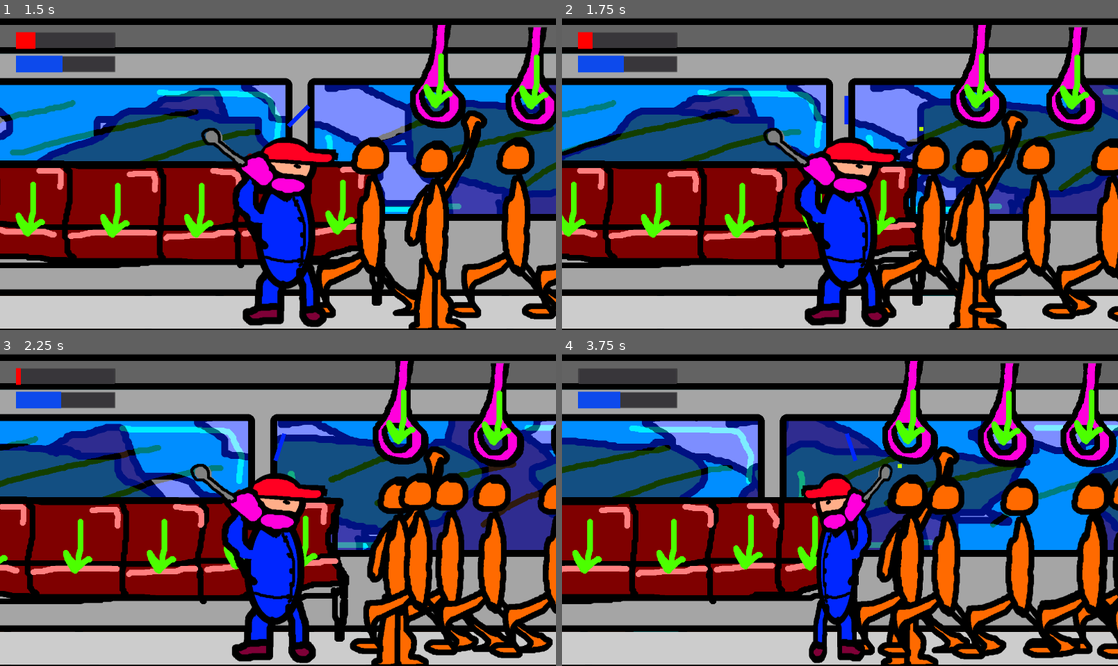
Above: before the commit, frames 1-4 (two rows, left to right).
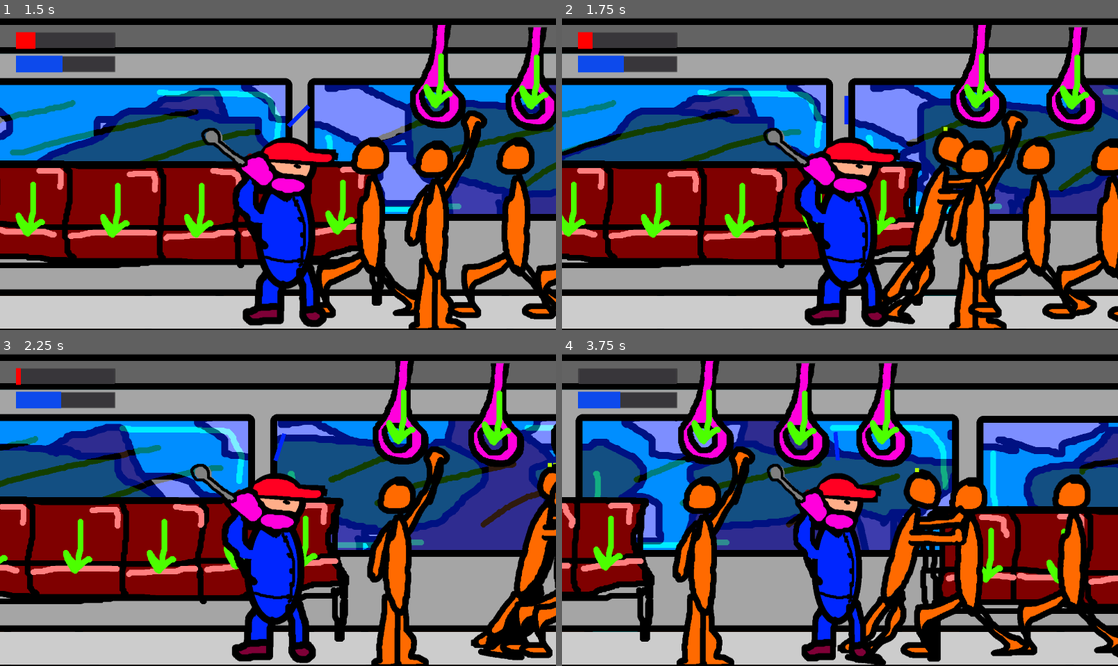
Above: after the commit, the same moments.

Repository: GoblinsGaming/lostrelicgame
Game: Godot game, scene res://Main.tscn
The game is run twice, just before and just after one commit, with the same random seed, the same clock (stepped at 60 frames per second) and the same inputs.
Inputs:
- Up to frame 1 (1.5 s): hold D (right) 0.53-1.28 s; tap Keypad 0 (drift_camera) at 0.6, 1.35 s; hold - (train_down) from 1.28 s (still down)
- Up to frame 2 (1.75 s): keep holding - (train_down)
- Up to frame 3 (2.25 s): release - (train_down) at 2.03 s; hold D (right) from 2.03 s (still down); tap Keypad 0 (drift_camera) at 2.1 s
- Up to frame 4 (3.75 s): release D (right) at 2.78 s; hold = (train_up) 2.78-3.53 s; tap Keypad 0 (drift_camera) at 2.85, 3.6 s; hold A (left) from 3.53 s (still down)

Frame 1 is identical in both runs. In frame 2, 3.1% of the frame differs, in the area x 56-78%, y 34-99%; in frame 3, 11%; in frame 4, 58%, in the area x 0-100%, y 2-100%.

Commit message:
Bump and slide against passengers.

Diff:
--- a/Passenger.gd
+++ b/Passenger.gd
@@ -34,7 +34,13 @@
 const INVINCIBILITY_TIME = 1
 var invincibility_timer = 0
 var is_invincible
+
+const MAX_VELOCITY = 1000
+const COMFORT_VELOCITY = 500
+
 var is_npc = true
+
+var is_bumped = true
 
 func _ready():
 	$AnimatedSprite.play("idle")
@@ -48,6 +54,20 @@
 	reset_wait()
 
 func _process(delta):
+	if passenger_state == PassengerState.SHOVE and abs(velocity) < COMFORT_VELOCITY:
+		passenger_state = PassengerState.WALK
+		$AnimatedSprite.play("walk")
+	elif passenger_state == PassengerState.WALK and abs(velocity) > COMFORT_VELOCITY:
+		passenger_state = PassengerState.SHOVE
+		$AnimatedSprite.play("shove")
+
+	if passenger_state == PassengerState.SHOVE:
+		if velocity > 0:
+			$AnimatedSprite.flip_h = false
+		else:
+			$AnimatedSprite.flip_h = true
+
+
 	if passenger_state == PassengerState.WALK:
 		$AnimatedSprite.play("walk")
 		if position.x < target_x - seating_half_width:
@@ -83,8 +103,10 @@
 	velocity_calculations(delta)
 
 func velocity_calculations(delta):
-	if passenger_state != PassengerState.WALK:
+	if passenger_state in [PassengerState.SIT, PassengerState.HANDHOLD]:
 		return
+	if velocity > MAX_VELOCITY:
+		velocity = MAX_VELOCITY
 
 	if velocity > target_velocity:
 		velocity -= FRICTION * delta
@@ -94,6 +116,7 @@
 		velocity += FRICTION * delta
 #		if velocity > target_velocity:
 #			velocity = target_velocity
+
 	invincibility_timer -= delta
 	if invincibility_timer > 0:
 		$Sprite2.visible = true
@@ -103,6 +126,7 @@
 		is_invincible = false
 	if position.x < 0 or position.x > 5000:
 		velocity = -velocity
+
 	position.x += velocity * delta
 
 func reset_wait():
@@ -115,11 +139,21 @@
 	if passenger_state != PassengerState.WALK:
 		return
 
-	velocity += player_velocity * 100
+	velocity += player_velocity * 170
 	invincibility_timer = INVINCIBILITY_TIME
+
+func impact_enemy(enemy_velocity):
+	if is_invincible:
+		return
+	if passenger_state != PassengerState.WALK:
+		return
+
+	velocity += enemy_velocity
+	invincibility_timer = INVINCIBILITY_TIME
+
 
 func _on_Area2D_area_entered(enemy_area):
 	var enemy = enemy_area.get_parent()
 	if enemy.get("is_npc") != null:
 		if is_invincible:
-			enemy.impact(velocity / 16)
+			enemy.impact_enemy(velocity)
--- a/Passenger.tscn
+++ b/Passenger.tscn
@@ -63,3 +63,5 @@
 visible = false
 position = Vector2( -1, -221 )
 texture = ExtResource( 8 )
+
+[connection signal="area_entered" from="Area2D" to="." method="_on_Area2D_area_entered"]
--- a/PlayerController.gd
+++ b/PlayerController.gd
@@ -37,7 +37,7 @@
 	calculate_friction()
 	player_velocity = player_net_force * (delta / PLAYER_WEIGHT)
 	is_right = (player_velocity >= 0)
-	print(player_velocity)
+	# print(player_velocity)
 	$Player.position.x += player_velocity
 	calculate_lean_indicator()
 
